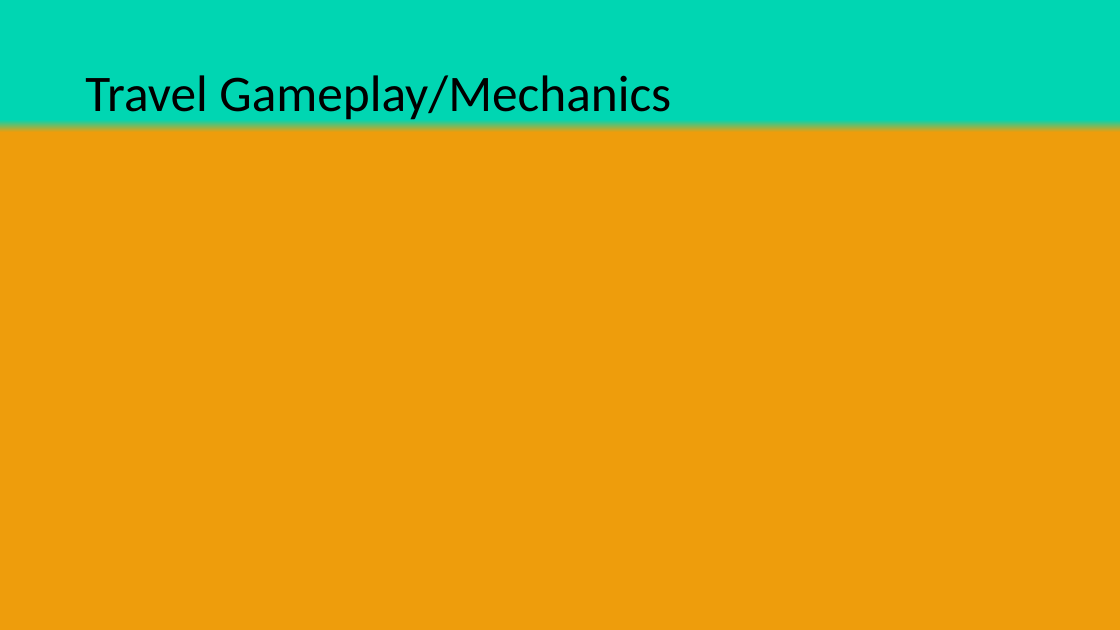
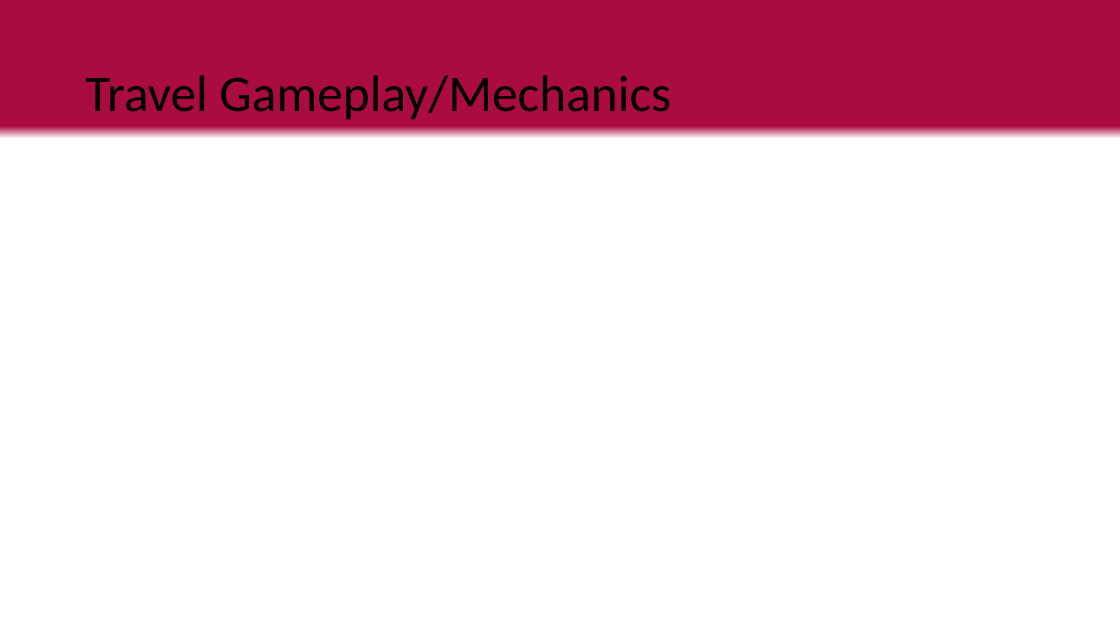
Before and after one commit to LuxRegem/Project_Clash-of-Cosplayers, a slide deck: slide 11 of Shared Documentation/Luke's Documents/Clash of Cos - Visual Pitch.pptx. Drawn at 1120x630 pixels with LibreOffice and Linux fonts; fonts in the diff are those of the drawing. Boxes give left, top, right and bottom in pixels: in the first picture for what was removed or moved away, otherwise in the second. Text is boxed around its words. In the diff, an @@ line names an element or a change of style, - is before the commit and + after.

Commit message:
colour & annotations

```diff
--- a/Shared Documentation/Luke's Documents/Clash of Cos - Visual Pitch.pptx
+++ b/Shared Documentation/Luke's Documents/Clash of Cos - Visual Pitch.pptx
@@ background gradient #00D6B2 to #EE9D0C to gradient #AB0C3F to #FFFFFF @@
```
Also in this commit, not shown: 26 other slides changed, 1 slide added, 1 slide removed.
